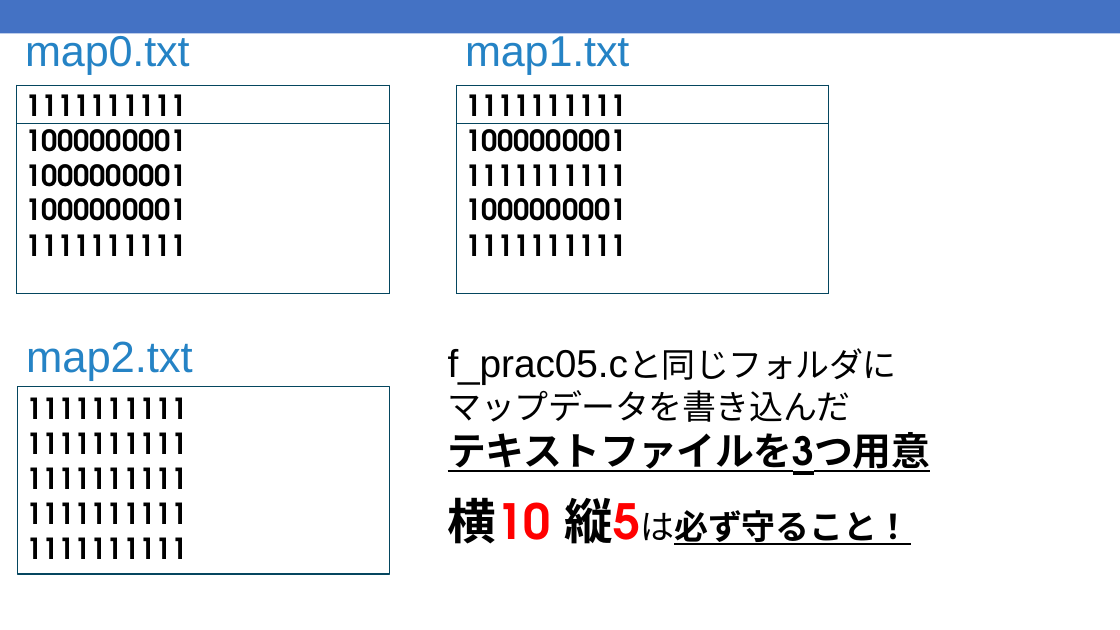
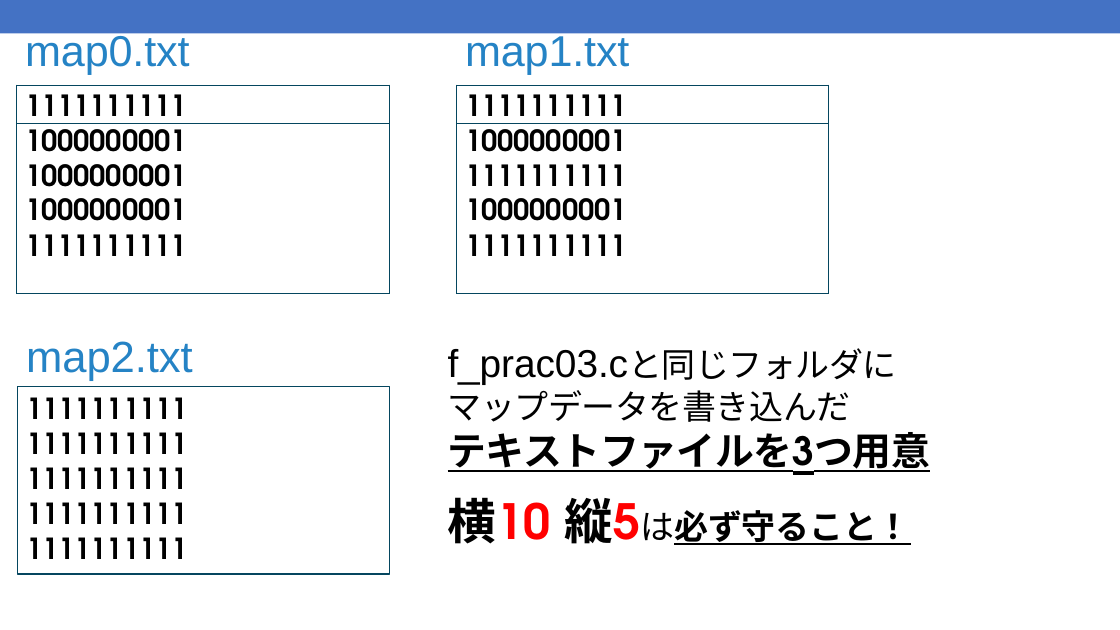
Before and after one commit to kic-murata/cpp2025, a slide deck: slide 33 of 授業資料/演習問題：ファイル処理.pptx. Drawn at 1120x630 pixels with LibreOffice and Linux fonts; fonts in the diff are those of the drawing. Boxes give left, top, right and bottom in pixels: in the first picture for what was removed or moved away, otherwise in the second. Text is boxed around its words. In the diff, an @@ line names an element or a change of style, - is before the commit and + after.

```diff
--- a/授業資料/演習問題：ファイル処理.pptx
+++ b/授業資料/演習問題：ファイル処理.pptx
@@ text at (448, 349, 851, 422): text changed @@
-f_prac05.cと同じフォルダに
-マップデータを書き込んだ
+f_prac03.cと同じフォルダに
+マップデータを書き込んだ
```
Also in this commit, not shown: 1 other slide changed.
